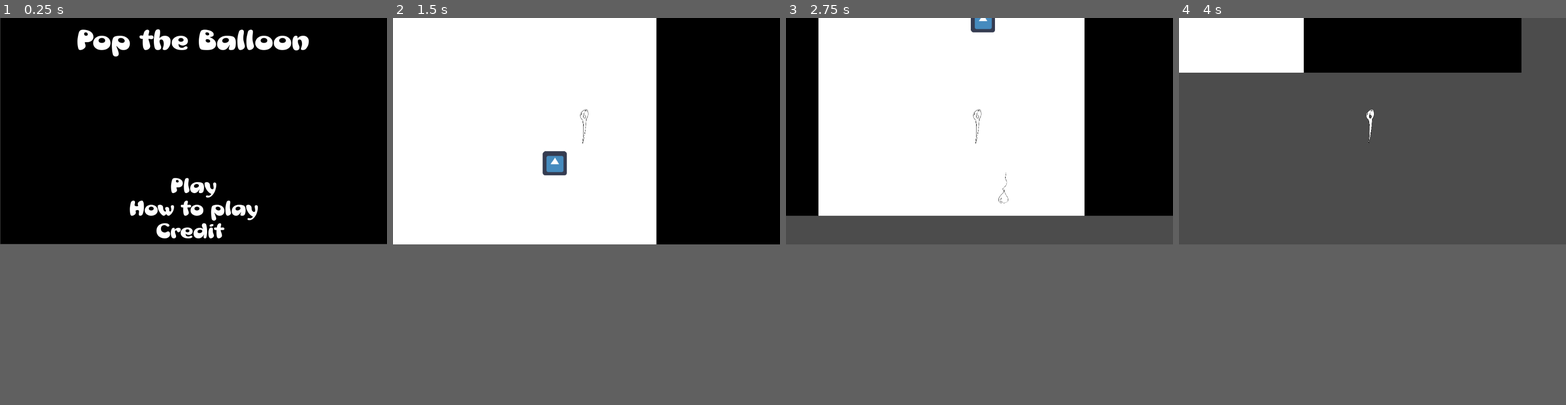
Above: before the commit, frames 1-4 (left to right).
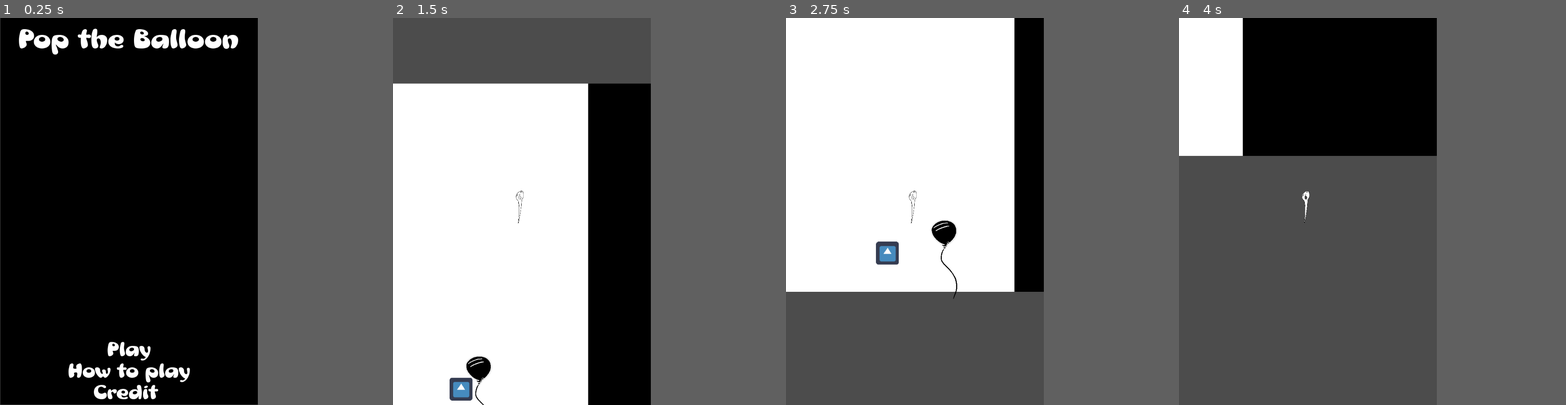
Above: after the commit, the same moments.

Repository: jhaydari72/DroptheBall1
Game: Godot game, scene res://Menu Screen/Menu Set Up .tscn
Two runs of this game, one before a commit and one after it. Both use one fixed random seed, a clock stepped at 60 frames per second and the inputs below. The engine's default icon, where the game draws it, is replaced by a stand-in: a white triangle on a blue panel in a dark square.
Inputs:
- Up to frame 1 (0.25 s): no input
- Up to frame 2 (1.5 s): click "Play" at 0.5 s; hold Right (ui_right) from 1.28 s (still down)
- Up to frame 3 (2.75 s): release Right (ui_right) at 2.03 s; hold Left (ui_left) from 2.03 s (still down)
- Up to frame 4 (4 s): release Left (ui_left) at 2.78 s; hold Right (ui_right) from 2.78 s (still down)
In our replay, the window is 800x468 before the commit and 533x800 after it. These sizes can differ from the game's own. Grey fills any space a smaller window leaves; there, only what the larger window draws over its background counts as a difference.

The runs differ from the first frame. In frame 1, 5.0% of the frame differs, in the area x 0-100%, y 2-100%; in frame 2, 27%; in frame 3, 29%, in the area x 0-100%, y 0-73%; in frame 4, 20%.

Commit message:
Path changed and screen resized

Diff:
--- a/DroptheBall/Levels/Level1.tscn
+++ b/DroptheBall/Levels/Level1.tscn
@@ -4,7 +4,7 @@
 [ext_resource path="res://icon.png" type="Texture" id=2]
 [ext_resource path="res://Background and Walls/Black Box  (1).png" type="Texture" id=3]
 [ext_resource path="res://Player/Player.tscn" type="PackedScene" id=4]
-[ext_resource path="res://Balloon/Balloon.png" type="Texture" id=5]
+[ext_resource path="res://Balloon/Balloon Test 1.png" type="Texture" id=5]
 [ext_resource path="res://Levels/Path2D.gd" type="Script" id=6]
 
 [sub_resource type="ConvexPolygonShape2D" id=1]
@@ -54,7 +54,7 @@
 
 [sub_resource type="Curve2D" id=5]
 _data = {
-"points": PoolVector2Array( 0, 0, 0, 0, 11.9369, 531.783, 0, 0, 0, 0, 635, 529.793, 0, 0, 0, 0, 31, 531.793 )
+"points": PoolVector2Array( 0, 0, 0, 0, 30.9418, 531.093, 0, 0, 0, 0, 635, 529.793, 0, 0, 0, 0, 31, 531.793 )
 }
 
 [node name="World" type="Node2D"]
@@ -65,6 +65,7 @@
 tile_data = PoolIntArray( -327693, 1, 0, -327692, 1, 0, -327691, 1, 0, -327690, 1, 0, -327689, 1, 0, -327688, 1, 0, -32 …(6818 unchanged characters)…
 
 [node name="Test_Block" type="StaticBody2D" parent="."]
+position = Vector2( -86.123, 410.109 )
 
 [node name="CollisionShape2D" type="CollisionShape2D" parent="Test_Block"]
 position = Vector2( 435, 58 )
@@ -90,9 +91,11 @@
 script = ExtResource( 6 )
 
 [node name="PathFollow2D" type="PathFollow2D" parent="KinematicBody2D/Path2D"]
-position = Vector2( 109, 535 )
+position = Vector2( 11.9369, 531.783 )
+rotation = -0.0031941
+rotate = false
 
 [node name="Balloon" type="Sprite" parent="KinematicBody2D/Path2D/PathFollow2D"]
-position = Vector2( 5, 14 )
-scale = Vector2( 0.152778, 0.114815 )
+position = Vector2( 56.3943, -68.2533 )
+scale = Vector2( 0.29554, 0.267136 )
 texture = ExtResource( 5 )
--- a/DroptheBall/Menu Screen/Menu Set Up .tscn
+++ b/DroptheBall/Menu Screen/Menu Set Up .tscn
@@ -41,7 +41,7 @@
 [node name="Label" type="Label" parent="."]
 margin_left = -0.973022
 margin_top = 13.7292
-margin_right = 1023.03
+margin_right = 719.027
 margin_bottom = 119.729
 custom_fonts/font = SubResource( 1 )
 text = "Pop the Balloon"
--- a/DroptheBall/project.godot
+++ b/DroptheBall/project.godot
@@ -18,6 +18,11 @@
 config/name="Dropthe Ball"
 run/main_scene="res://Menu Screen/Menu Set Up .tscn"
 config/icon="res://icon.png"
+
+[display]
+
+window/size/width=720
+window/size/height=1080
 
 [importer_defaults]
 
Binary file added: DroptheBall/Balloon/Balloon Test 1.png
Not shown, added: DroptheBall/Balloon/Balloon Test 1.png.import
